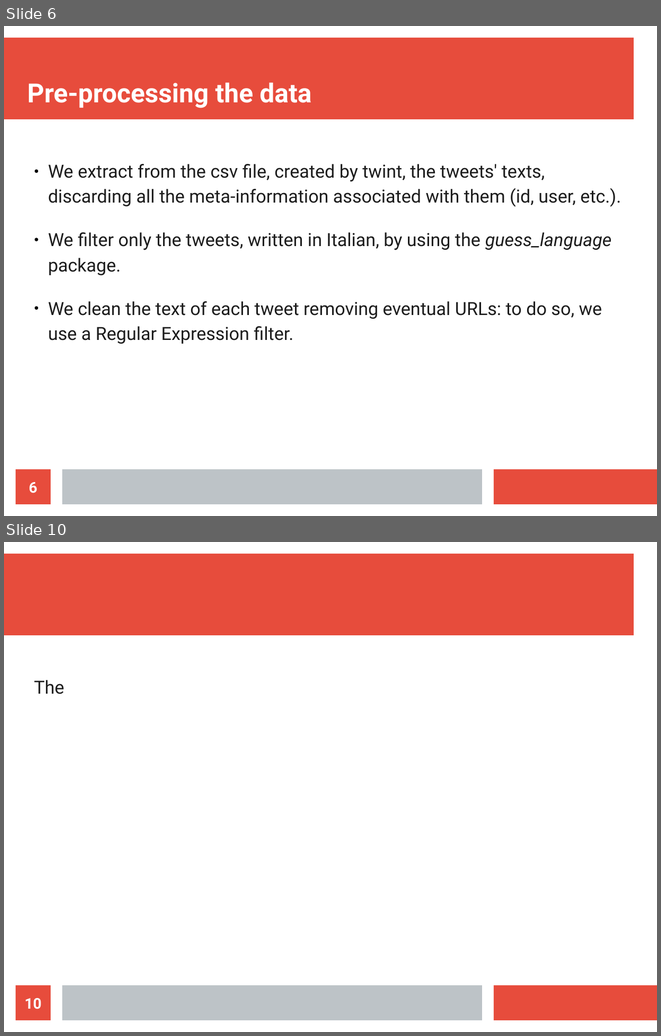
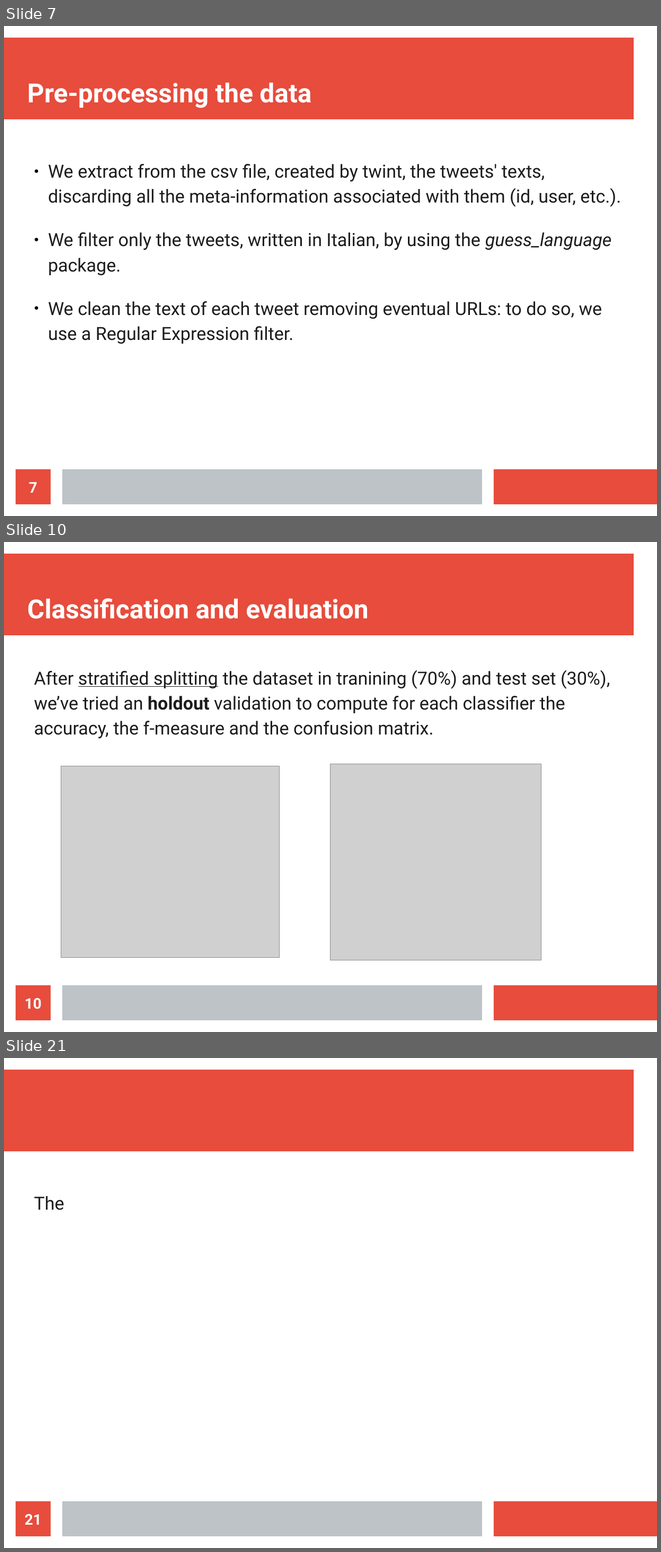
Before and after one commit to MarcoParola/STAD, a slide deck: doc/presentation.odp. Shown one above the other, each under a label of ours: slides 6 and 10 before the commit, slides 7, 10 and 21 after it; the slides between them are not shown. The pictures are 661x1036 and 661x1552 pixels, drawn with LibreOffice and Linux fonts; fonts in the diff are those of the drawing; grey boxes stand for pictures. Boxes give left, top, right and bottom in pixels: in the first picture for what was removed or moved away, otherwise in the second. Text is boxed around its words. In the diff, an @@ line names an element or a change of style, - is before the commit and + after.

```diff
--- a/doc/presentation.odp
+++ b/doc/presentation.odp
@@ slide 10 added at (4,542,657,1032), background #FFFFFF; not listed: 3 template elements that a slide beside it also shows @@
@@ title added at (27,598,368,619), 32 pt, text #FFFFFF, bold @@
+Classification and evaluation
@@ text added at (34,670,610,739), 22 pt, text #1C1C1C @@
+After stratified splitting the dataset in tranining (70%) and test set (30%), we’ve tried an holdout validation to compute for each classifier the accuracy, the f-measure and the confusion matrix.
@@ picture added at (330,764,541,960) @@
@@ picture added at (61,766,280,958) @@
@@ page number added at (16,985,51,1020), fill #E74C3C, 18 pt, text #FFFFFF, bold @@
+10
@@ what was slide 6 is now slide 7 @@
@@ page number at (29,482,37,492): text changed @@
-6
+7
@@ what was slide 10 is now slide 21 @@
@@ page number at (25,1514,42,1524): text changed @@
-10
+21
```
Also in this commit, not shown: 2 slides changed, 12 other slides added, 4 slides removed.
